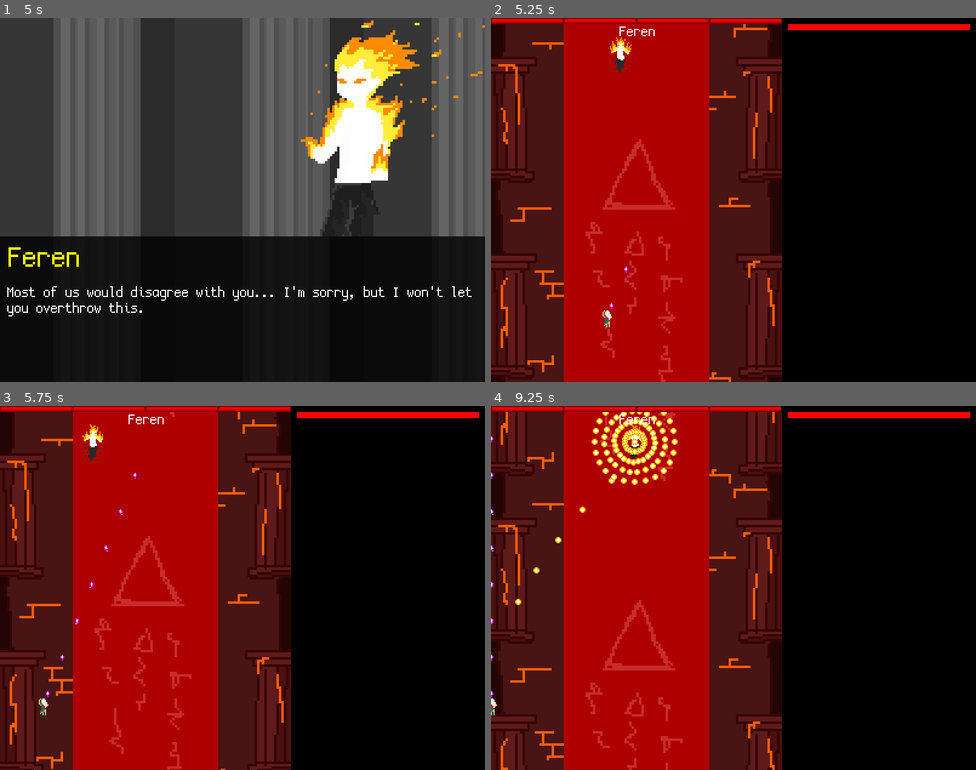
Above: before the commit, frames 1-4 (two rows, left to right).
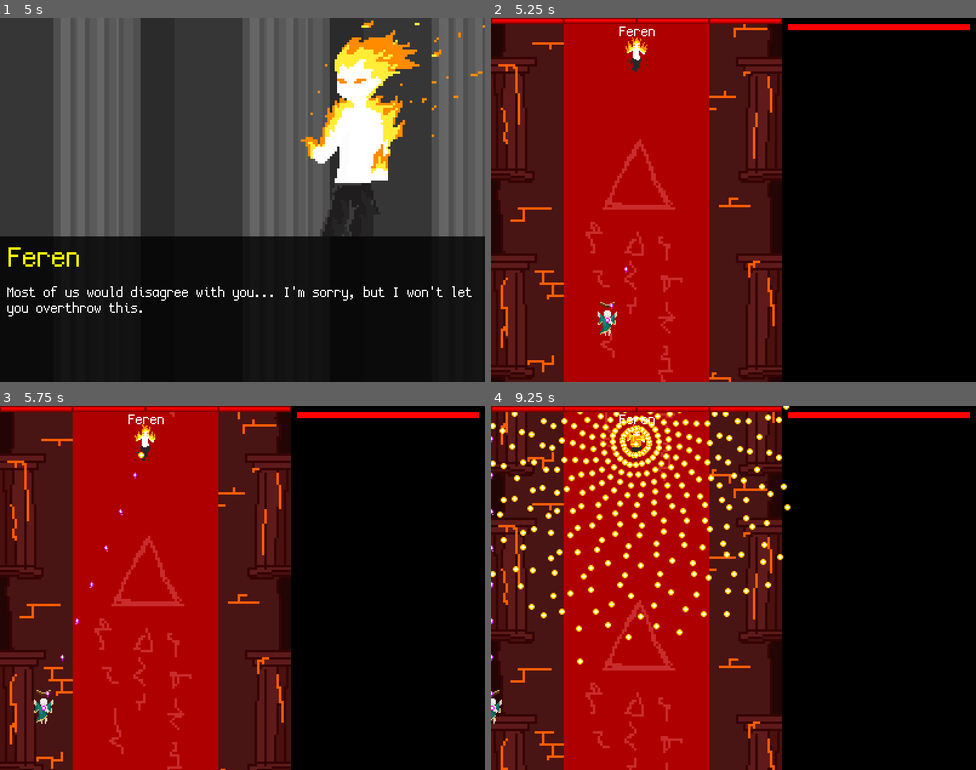
Above: after the commit, the same moments.

Repository: Voltinus/rimu
Game: Godot game, scene res://levels/LanguageSelector/LanguageSelector.tscn
The game is run twice, just before and just after one commit, with the same random seed, the same clock (stepped at 60 frames per second) and the same inputs.
Inputs (mouse positions are in pixels of both pictures, inside the frame that each line leads up to):
- Up to frame 1 (5 s): click (242, 152) at 0.5 s; click "New game" at 1.25 s; tap Enter (dialogue_skip) at 2, 3.5 s; hold D (move_right) 2.03-2.78 s; tap Space at 2.75, 4.25 s; hold S (move_down) 2.78-3.53 s; hold D (move_right) 3.53-4.28 s; hold W (move_up) from 4.28 s (still down)
- Up to frame 2 (5.25 s): tap Enter (dialogue_skip) at 5 s; release W (move_up) at 5.03 s; hold A (move_left) from 5.03 s (still down)
- Up to frame 3 (5.75 s): keep holding A (move_left)
- Up to frame 4 (9.25 s): release A (move_left) at 6.53 s; hold S (move_down) 6.53-7.28 s; hold D (move_right) 7.28-8.03 s; hold W (move_up) 8.03-8.78 s; hold D (move_right) from 8.78 s (still down)

Frame 1 is identical in both runs. In frame 2, 0.5% of the frame differs, in the area x 22-33%, y 5-88%; in frame 3, 0.5%; in frame 4, 5.5%, in the area x 0-62%, y 0-88%.

Commit message:
Changed Player texture

Diff:
--- a/actors/Enemy/Enemy.gd
+++ b/actors/Enemy/Enemy.gd
@@ -1,7 +1,7 @@
 extends KinematicBody2D
 
 
-const MAX_HP = 200
+const MAX_HP = 1000
 var hp = MAX_HP
 var alive = true
 var _element = null
--- a/levels/Level1Fire/Enemy.gd
+++ b/levels/Level1Fire/Enemy.gd
@@ -7,19 +7,30 @@
 
 func _ready():
 	states = [
+		{ "wait": 1 },
+		{ "callback": "byle_jak" },
+		{ "target": Vector2(0.8, 0.2) },
+		{ "shooting": true },
+		{ "speed": 1 },
+		{ "target": Vector2(0.2, 0.2) },
 		{ "shooting": false },
 		{ "speed": 2 },
-		{ "target": Vector2(0.2, 0.1) },
-		{ "shooting": true },
-		{ "speed": 1 },
-		{ "target": Vector2(0.5, 0.1) },
-		{ "callback": "fn" }
+		{ "target": Vector2(0.5, 0.1) }
 	]
 
 	states2 = [
 		{ "shooting": false },
 		{ "target": Vector2(0.1, 0.1) }
 	]
+
+func byle_jak():
+	shooting = false
+	for _j in range(50):
+		if not alive:
+			return
+		burst(24)
+		yield(get_tree().create_timer(0.15), 'timeout')
+	callback_ended = true
 
 func fn():
 	shooting = false
Binary file changed: actors/Player/Player.png
Binary file added: objects/EnemyBullet/obs_dark_fire.png
Not shown, added: objects/EnemyBullet/obs_dark_fire.png.import
